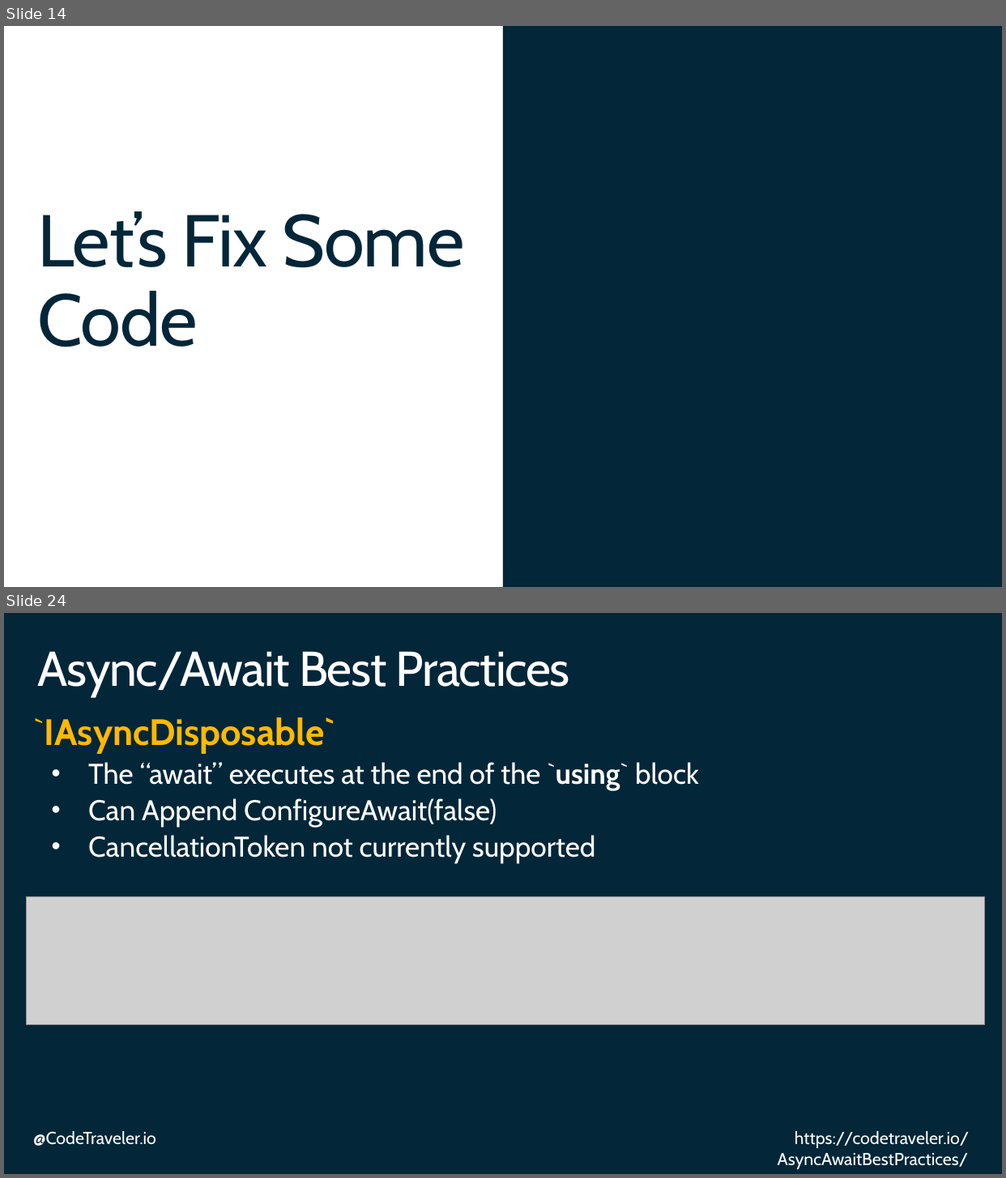
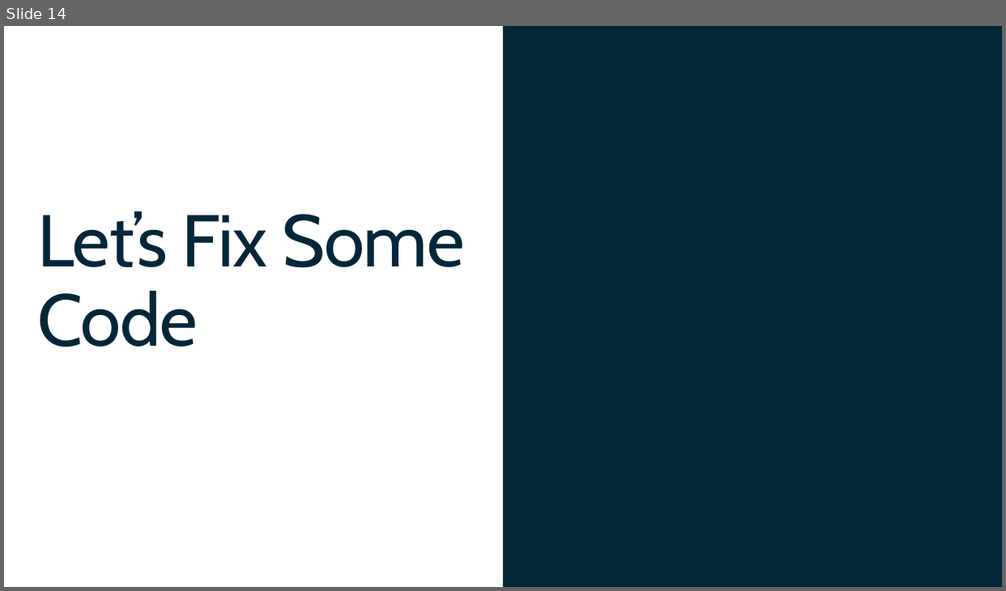
Before and after one commit to TheCodeTraveler/BecomeAnExpertWithAsyncAwait, a slide deck: 1. Thread Switching and Compiler Generatoed Code/ThreadSwitchingAndCompilerGeneratedCode.pptx. Shown one above the other, each under a label of ours: slides 14 and 24 before the commit, slide 14 after it; the slides between them are not shown. The pictures are 1006x1178 and 1006x591 pixels, drawn with LibreOffice and Linux fonts; fonts in the diff are those of the drawing; grey boxes stand for pictures; background and template pictures are left out. Boxes give left, top, right and bottom in pixels: in the first picture for what was removed or moved away, otherwise in the second. Text is boxed around its words. In the diff, an @@ line names an element or a change of style, - is before the commit and + after.

```diff
--- a/1. Thread Switching and Compiler Generatoed Code/ThreadSwitchingAndCompilerGeneratedCode.pptx
+++ b/1. Thread Switching and Compiler Generatoed Code/ThreadSwitchingAndCompilerGeneratedCode.pptx
@@ slide 24 removed at bbox=[4, 613, 1002, 1174], background #042639 @@
@@ title removed at bbox=[38, 651, 570, 696] @@
-Async/Await Best Practices
@@ text removed at bbox=[33, 717, 699, 863] @@
-`IAsyncDisposable`
-  • The “await” executes at the end of the `using` block
-  • Can Append ConfigureAwait(false)
-  • CancellationToken not currently supported
@@ picture removed at bbox=[26, 897, 984, 1024] @@
@@ text removed at bbox=[33, 1131, 156, 1146] @@
-@CodeTraveler.io
@@ text removed at bbox=[778, 1131, 969, 1170] @@
-https://codetraveler.io/AsyncAwaitBestPractices/
```
Also in this commit, not shown: 12 other slides removed.
